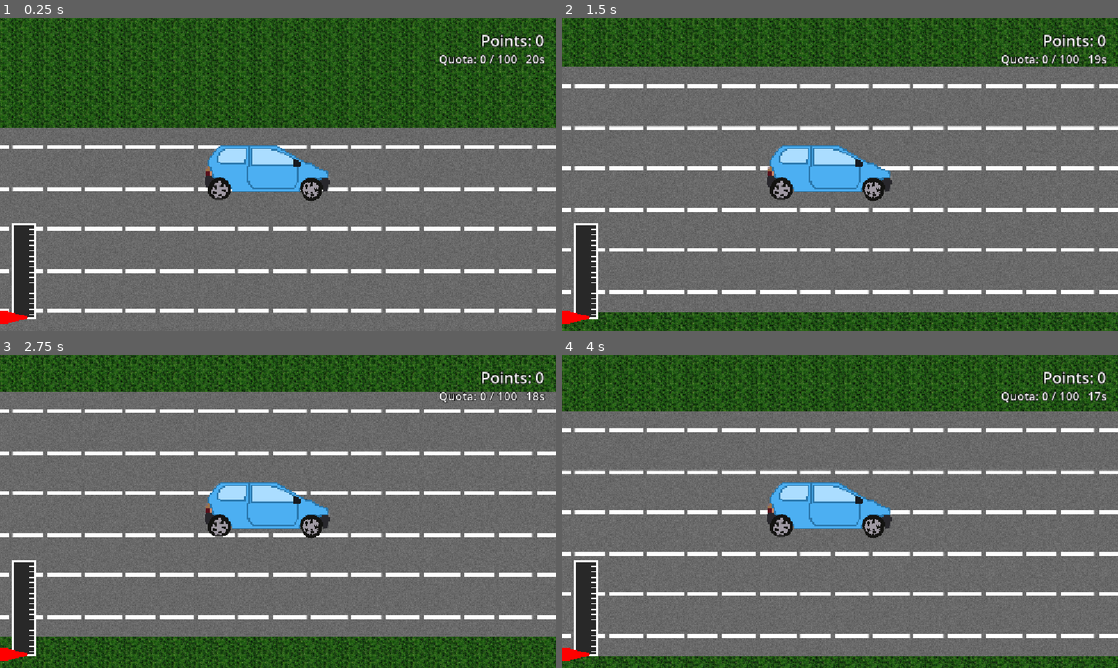
Above: before the commit, frames 1-4 (two rows, left to right).
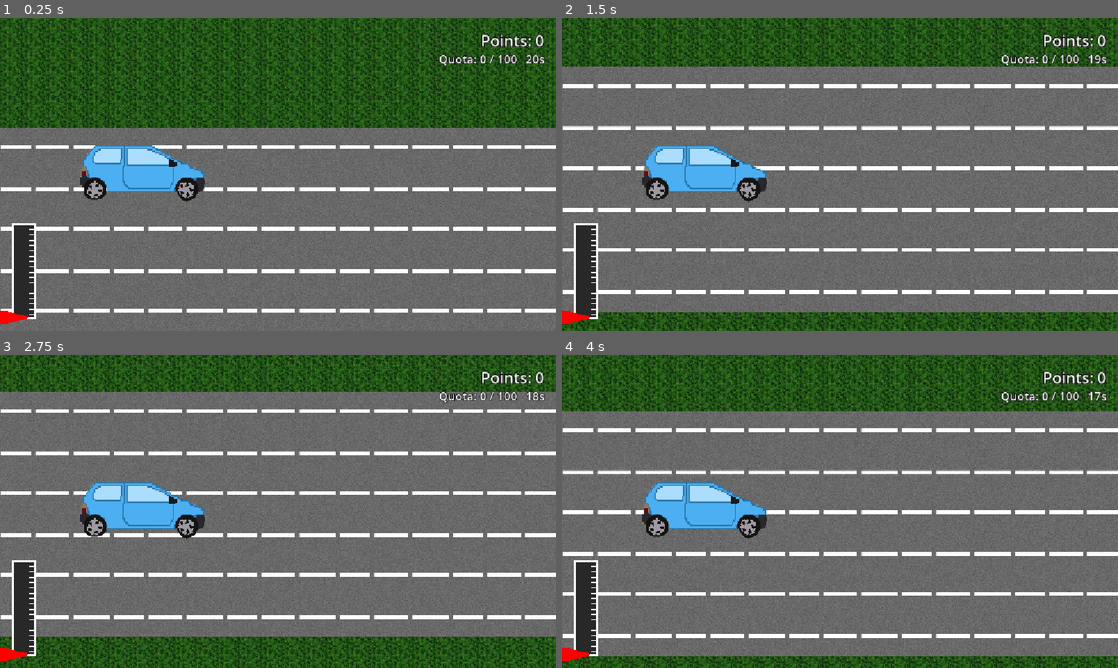
Above: after the commit, the same moments.

Repository: argentiniandrinkcoaster/haven-bounce-back
Game: Godot game, scene res://main.tscn
Two runs of this game, one before a commit and one after it. Both use one fixed random seed, a clock stepped at 60 frames per second and the inputs below.
Inputs:
- Up to frame 1 (0.25 s): no input
- Up to frame 2 (1.5 s): hold D (right) from 0.53 s (still down); tap Space (jump) at 0.77 s
- Up to frame 3 (2.75 s): tap Space (jump) at 1.52 s; tap Enter at 2 s; release D (right) at 2.03 s; hold A (left) from 2.03 s (still down)
- Up to frame 4 (4 s): tap Space (jump) at 2.75, 3.02, 3.77 s; release A (left) at 2.78 s; hold D (right) from 2.78 s (still down)

The runs differ from the first frame. In frame 1, 22% of the frame differs, in the area x 0-100%, y 0-100%; in frame 2, 17%; in frame 3, 17%; in frame 4, 17%.

Commit message:
final quality of life fixes

Diff:
--- a/level.gd
+++ b/level.gd
@@ -22,8 +22,8 @@
 const GRASS_SCALE := 1.0                  # grass tile size (raise for bigger grass)
 const POINTS_PER_SECOND := 10.0           # points earned each second the car is moving
 const CONE_PATH := "res://art/cone.png"
-const CONE_SCALE := 0.5                   # cone size
-const CONE_CHANCE := 0.06                 # chance a cone spawns on each new road tile (6%)
+const CONE_SCALE := 0.7                   # cone size
+const CONE_CHANCE := 0.09                 # chance a cone spawns on each new road tile (6%)
 const CONE_PENALTY := 50.0                # points lost when you hit a cone
 const SLIP_TIME := 1.0                    # seconds the car has no grip or engine after a cone
 const SLIP_SPEED_KEEP := 0.6              # fraction of speed kept when you hit a cone
@@ -35,7 +35,7 @@
 const CUTSCENE2_SCENE := "res://cutscene2.tscn"
 const SLIME_PATH := "res://art/slime.png"
 const SLIME_SCALE := 0.5                  # slime size (smaller = smaller slime)
-const SLIME_CHANCE := 0.03                # chance a slime spawns on each new road tile (0.03 = 3%)
+const SLIME_CHANCE := 0.05                # chance a slime spawns on each new road tile (0.03 = 3%)
 const SLIME_FLING := 1200.0               # upward speed the car is flung at
 const HIT_FADE_DELAY := 0.6               # seconds in the air before the fade starts
 const HIT_FADE_TIME := 0.8                # seconds the fade to black takes
--- a/main.tscn
+++ b/main.tscn
@@ -81,7 +81,7 @@
 debug_color = Color(0.89235294, 0, 0.18982497, 0.41960785)
 
 [node name="Camera2D" type="Camera2D" parent="CharacterBody2D" unique_id=840227223]
-offset = Vector2(50, 0)
+offset = Vector2(480, 0)
 ignore_rotation = false
 zoom = Vector2(0.6, 0.6)
 drag_horizontal_enabled = true
